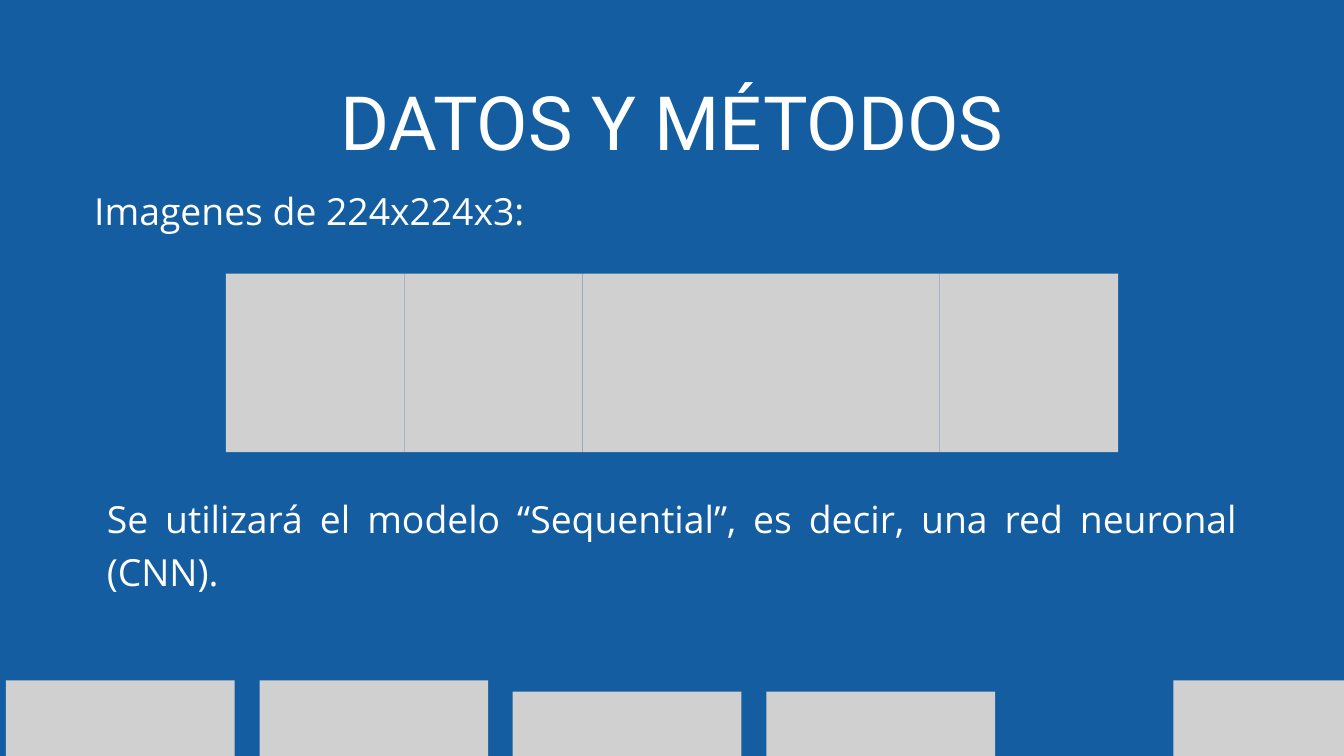
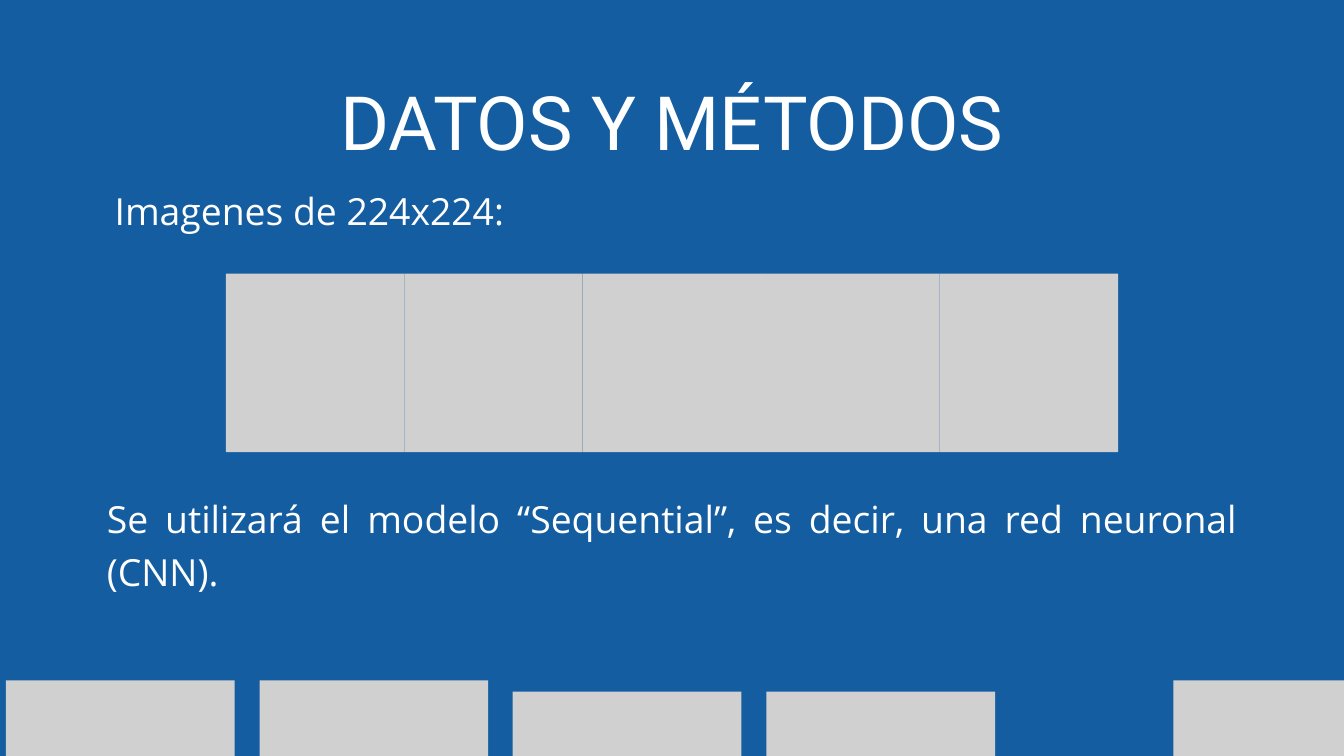
Before and after one commit to Pabloleiva00/Proyecto-MDD, a slide deck: slide 3 of proyecto MDD.pptx. Drawn at 1344x756 pixels with LibreOffice and Linux fonts; fonts in the diff are those of the drawing; grey boxes stand for pictures; background and template pictures are left out. Boxes give left, top, right and bottom in pixels: in the first picture for what was removed or moved away, otherwise in the second. Text is boxed around its words. In the diff, an @@ line names an element or a change of style, - is before the commit and + after.

Commit message:
Presentación Avance Final

```diff
--- a/proyecto MDD.pptx
+++ b/proyecto MDD.pptx
@@ text at (x1=115, y1=196, x2=504, y2=234): text changed @@
-Imagenes de 224x224x3:
+Imagenes de 224x224:
```
Also in this commit, not shown: 1 other file.
